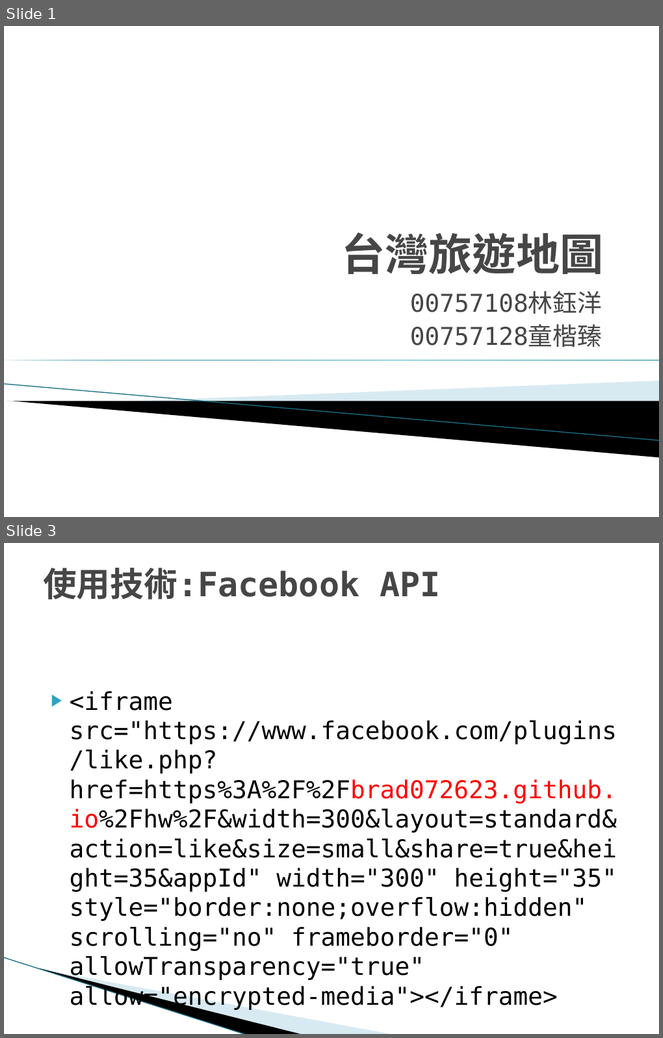
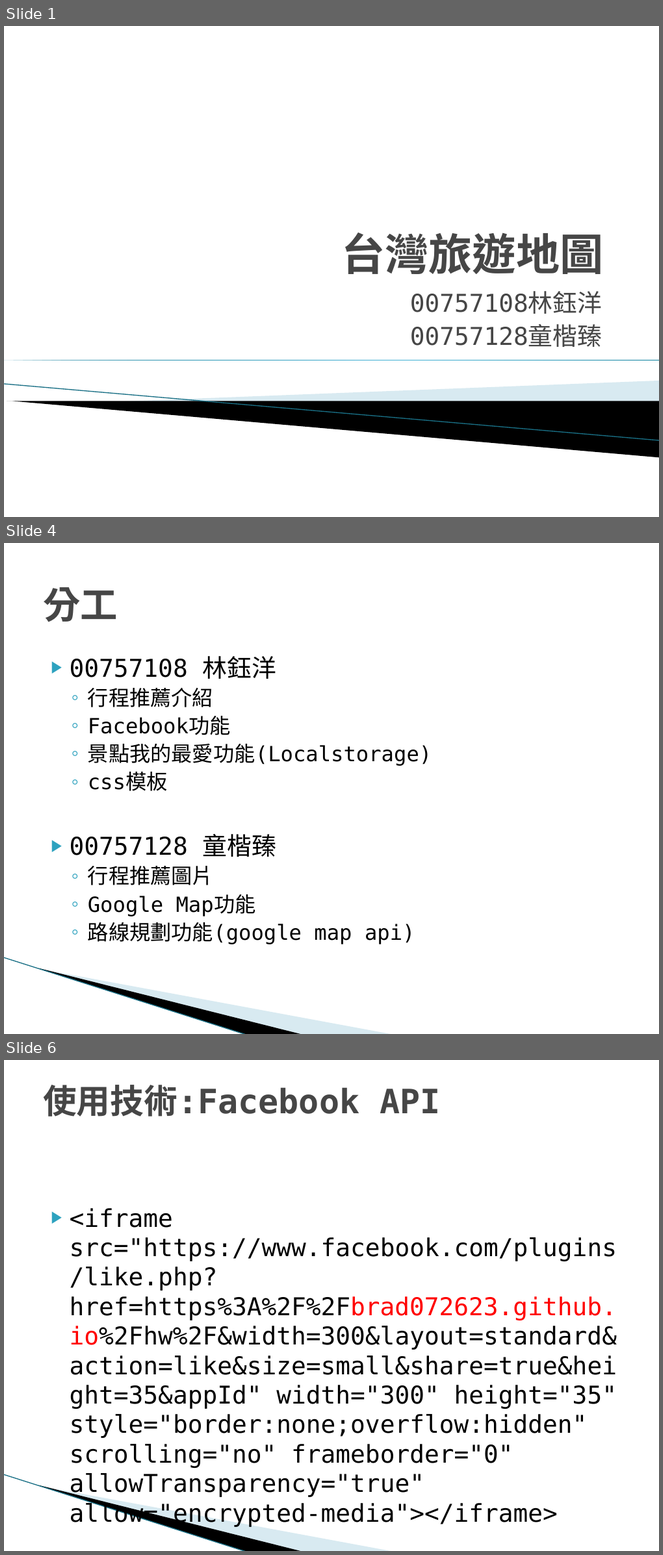
Before and after one commit to brad072623/hw, a slide deck: 台灣旅遊地圖-00757108+00757128.pptx. Shown one above the other, each under a label of ours: slides 1 and 3 before the commit, slides 1, 4 and 6 after it; the slides between them are not shown. The pictures are 663x1038 and 663x1555 pixels, drawn with LibreOffice and Linux fonts; fonts in the diff are those of the drawing; background and template pictures are left out. Boxes give left, top, right and bottom in pixels: in the first picture for what was removed or moved away, otherwise in the second. Text is boxed around its words. In the diff, an @@ line names an element or a change of style, - is before the commit and + after.

```diff
--- a/台灣旅遊地圖-00757108+00757128.pptx
+++ b/台灣旅遊地圖-00757108+00757128.pptx
@@ slide 4 added at [4,543,659,1034], background #FFFFFF; not listed: 3 template elements that a slide beside it also shows @@
@@ title added at [43,587,118,622], 41 pt, text #464646, bold @@
+分工
@@ text added at [70,656,432,945], 23 pt, text #000000 @@
+▶ 00757108 林鈺洋
+  ◦ 行程推薦介紹
+  ◦ Facebook功能
+  ◦ 景點我的最愛功能(Localstorage)
+  ◦ css模板
+▶ 00757128 童楷臻
+  ◦ 行程推薦圖片
+  ◦ Google Map功能
+  ◦ 路線規劃功能(google map api)
@@ what was slide 3 is now slide 6 @@
```
Also in this commit, not shown: 5 slides changed, 5 other slides added, 1 slide removed.
